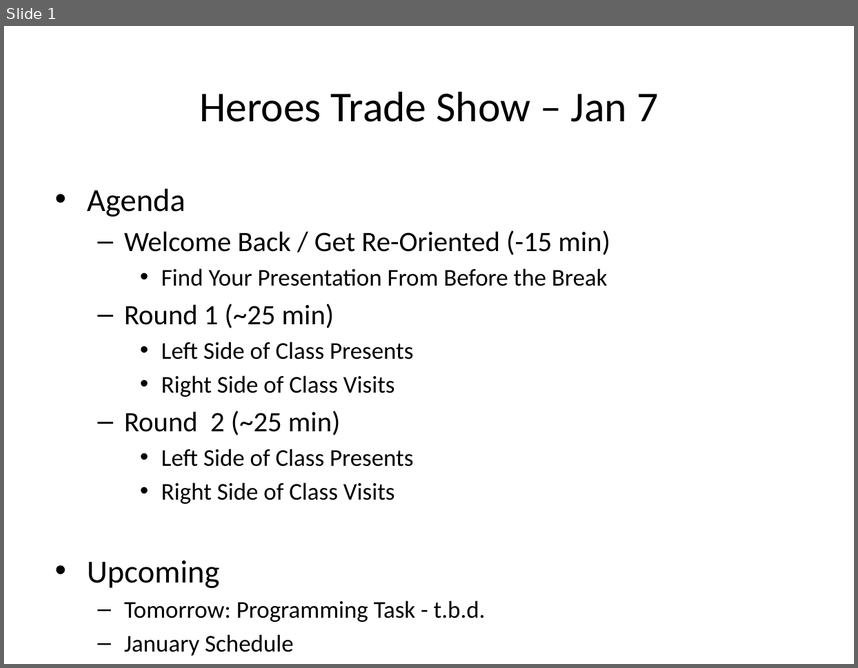
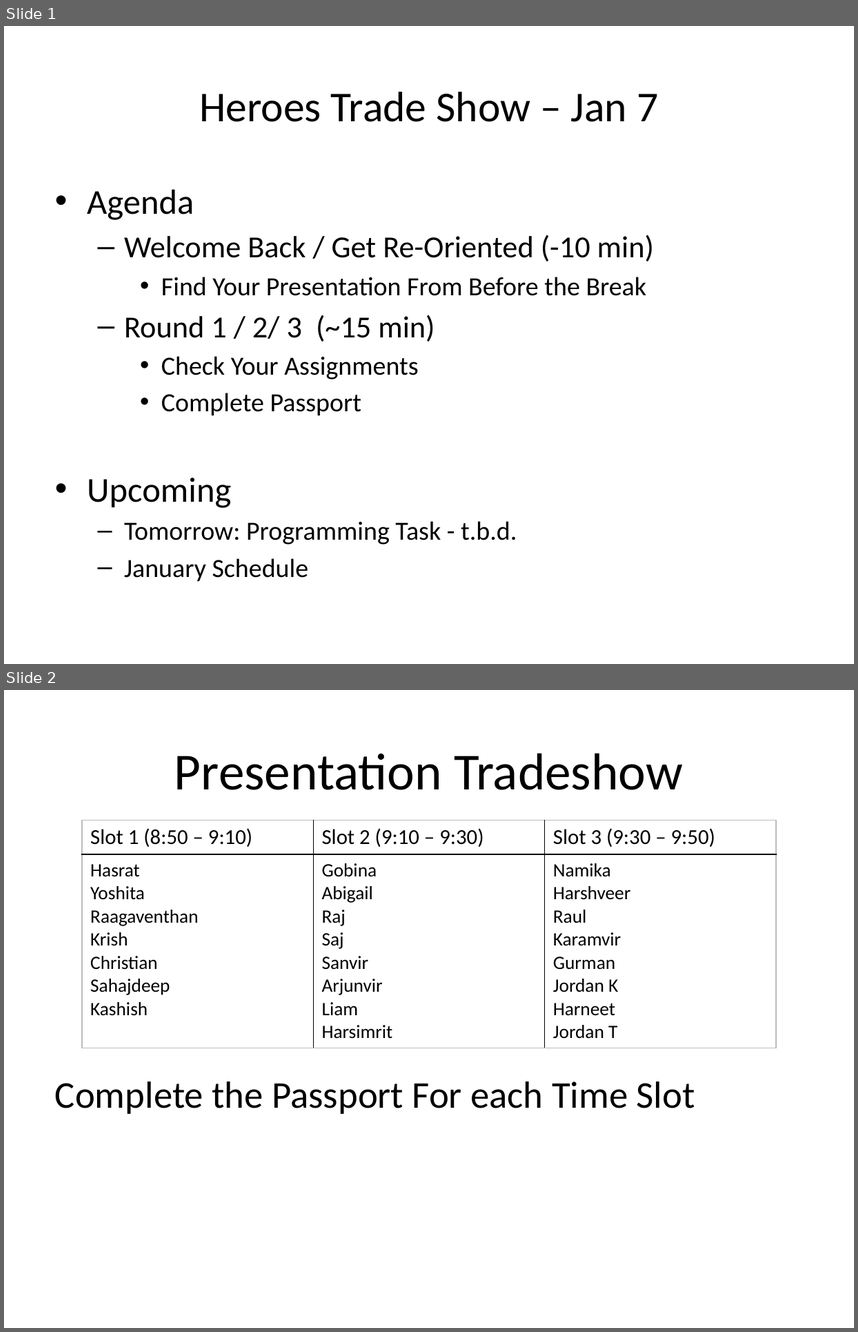
Before and after one commit to optimalcore/ICS2O0, a slide deck: Daily Agendas/Day17.1_HeroesTradeShow.pptx. Shown one above the other, each under a label of ours: slide 1 before the commit, slides 1 and 2 after it. The pictures are 858x668 and 858x1332 pixels, drawn with LibreOffice and Linux fonts; fonts in the diff are those of the drawing. Boxes give left, top, right and bottom in pixels: in the first picture for what was removed or moved away, otherwise in the second. Text is boxed around its words. In the diff, an @@ line names an element or a change of style, - is before the commit and + after.

```diff
--- a/Daily Agendas/Day17.1_HeroesTradeShow.pptx
+++ b/Daily Agendas/Day17.1_HeroesTradeShow.pptx
@@ slide 2 added at [4,690,854,1328], background #FFFFFF @@
@@ title added at [174,753,683,790], 44 pt, text #000000 @@
+Presentation Tradeshow
@@ table added at [82,820,776,1045], 2 rows, 3 columns @@
+Slot 1 (8:50 – 9:10) | Slot 2 (9:10 – 9:30) | Slot 3 (9:30 – 9:50)
+Hasrat / Yoshita / Raagaventhan / Krish / Christian / Sahajdeep / Kashish | Gobina / Abigail / Raj / Saj / Sanvir / Arjunvir / Liam / Harsimrit | Namika / Harshveer / Raul / Karamvir / Gurman / Jordan K / Harneet / Jordan T
@@ text added at [55,1081,695,1114], 32 pt, text #000000 @@
+Complete the Passport For each Time Slot
@@ slide 1 changed as well @@
@@ text at [87,190,647,581]: size 27.2 to 29.6 pt in "Agenda", "Upcoming"; size 20.4 to 22.2 pt in "Find Your Presentation From Before the Break", "Tomorrow: Programming Task - t.b.d.", "January Schedule" @@
@@ text at [124,234,654,261]: text changed; size 23.8 to 25.9 pt @@
-  – Welcome Back / Get Re-Oriented (-15 min)
+  – Welcome Back / Get Re-Oriented (-10 min)
@@ text at [124,314,435,415]: text changed; size 20.4 to 22.2 pt @@
-  – Round 1 (~25 min)
-    • Left Side of Class Presents
-    • Right Side of Class Visits
-  – Round 2 (~25 min)
-    • Left Side of Class Presents
-    • Right Side of Class Visits
+  – Round 1 / 2/ 3 (~15 min)
+    • Check Your Assignments
+    • Complete Passport
```
Also in this commit, not shown: 2 other files.
